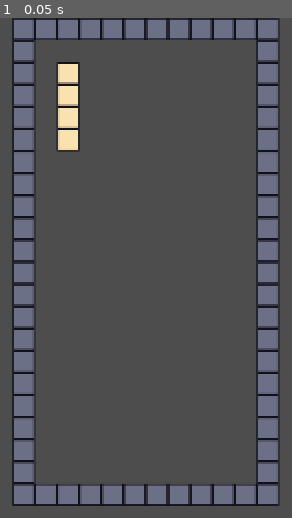
Above: before the commit, frame 1.
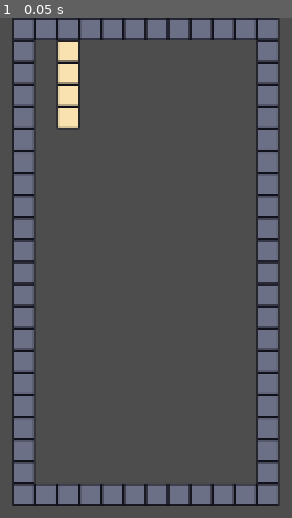
Above: after the commit, the same moment.

Repository: daedrafruit/tetris
Game: Godot game, scene res://node_2d.tscn
The game is run twice, just before and just after one commit, with the same random seed, the same clock (stepped at 60 frames per second) and the same inputs.
Inputs:
- Up to frame 1 (0.05 s): no input

The runs differ from the first frame. In frame 1, 0.7% of the frame differs, in the area x 19-28%, y 4-27%.
Error after the commit: Invalid access to property or key 'timout' on a base object of type 'null instance'. (res://tile_map_layer.gd:16)

Commit message:
just messing around with delta type shift

Diff:
--- a/tile_map_layer.gd
+++ b/tile_map_layer.gd
@@ -1,4 +1,5 @@
 extends TileMapLayer
+@onready var timer: Timer = $Timer
 
 var yellow = Vector2i(0,0)
 var sky = Vector2i(1,0)
@@ -9,12 +10,30 @@
 var purple = Vector2i(6,0)
 var grey = Vector2i(7,0)
 
+var line_pos = 1
 
-func _ready():
-	draw_line_at(2,2)
+func _ready() -> void:
+	timer.timout.connect(_on_timeout)
 	pass
 
-func draw_line_at(x, y):
+func _process(delta: float) -> void:
+
+	clear_screen()
+
+	draw_line_at(2,line_pos)
+
+	pass
+
+func _on_timeout() -> void:
+	line_pos += 1
+
+
+func draw_line_at(x: int, y: int):
 	for i in range(4):
 		var coords = Vector2i(x,y + i)
 		set_cell(coords, 0, yellow, 0)
+
+func clear_screen() -> void:
+	for i in range(1,11):
+		for j in range(1,20):
+			erase_cell(Vector2i(i,j))
